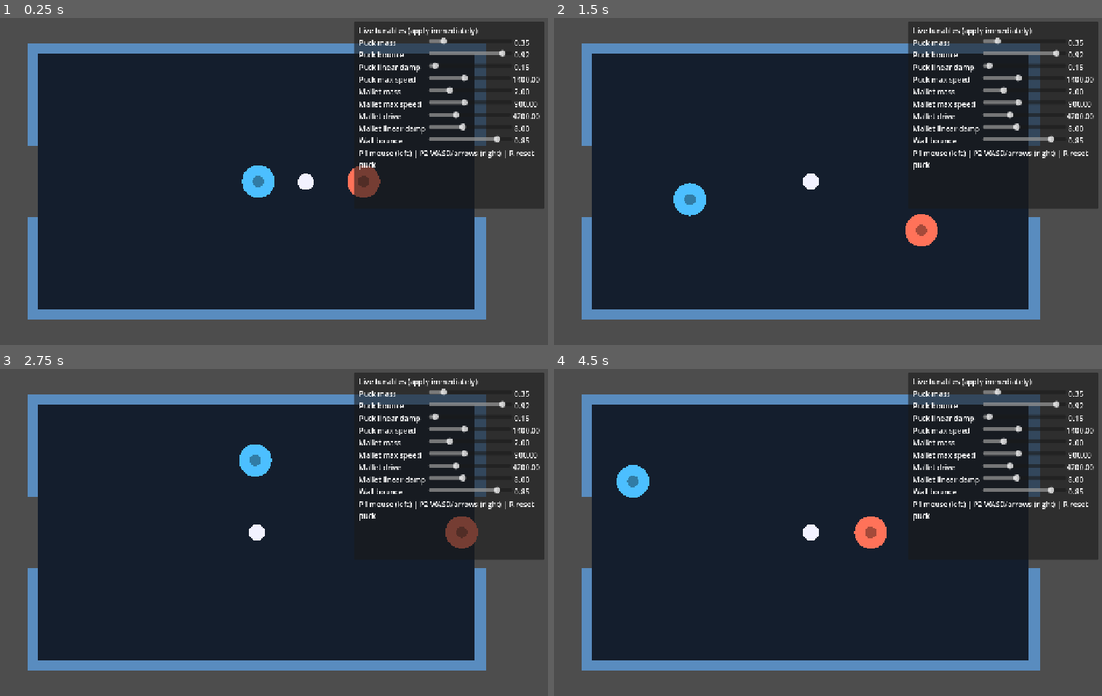
Above: before the commit, frames 1-4 (two rows, left to right).
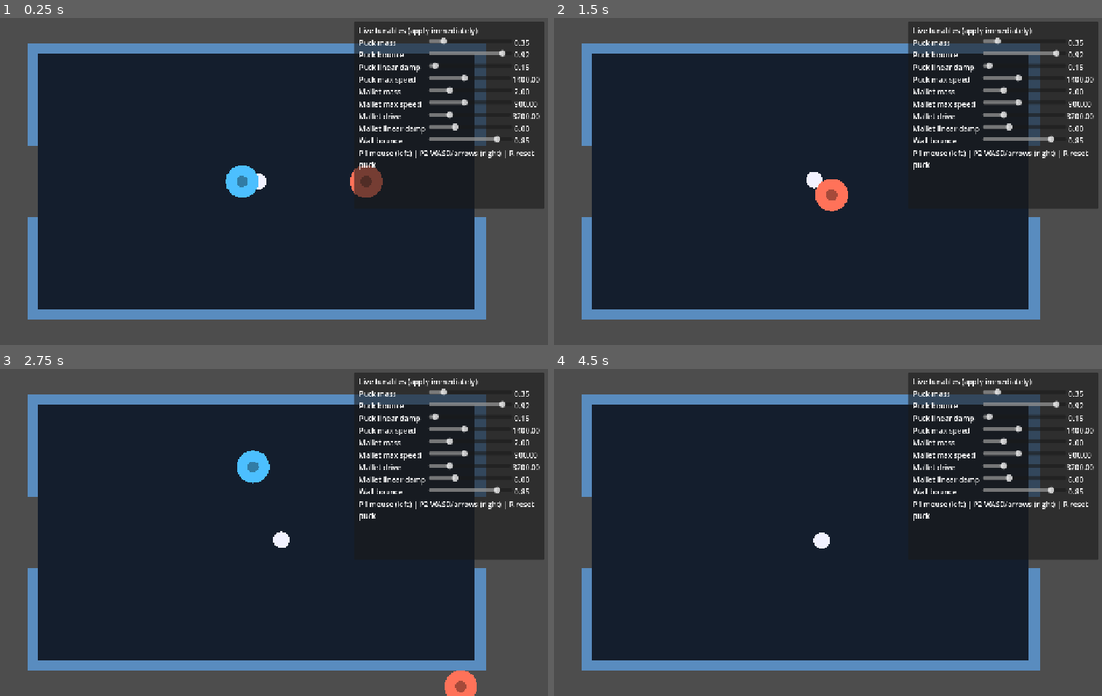
Above: after the commit, the same moments.

Repository: waigore/airhockey
Game: Godot game, scene res://scenes/main.tscn
Same seed, same stepped clock (60 frames per second), same inputs: the game is played once before the commit and once after it.
Inputs (mouse positions are in pixels of both pictures, inside the frame that each line leads up to):
- Up to frame 1 (0.25 s): no input
- Up to frame 2 (1.5 s): tap Enter at 0.5 s; move the mouse to (937, 165) at 0.52 s; hold Right 0.53-1.28 s; tap R at 0.6, 1.35 s; move the mouse to (696, 197) at 1.27 s; hold Down from 1.28 s (still down)
- Up to frame 3 (2.75 s): move the mouse to (317, 460) at 2.02 s; release Down at 2.03 s; hold Right from 2.03 s (still down); tap R at 2.1 s
- Up to frame 4 (4.5 s): move the mouse to (784, 597) at 2.77 s; release Right at 2.78 s; hold Up 2.78-3.53 s; tap R at 2.85, 3.6, 4.35 s; move the mouse to (986, 581) at 3.52 s; hold Left from 3.53 s (still down); move the mouse to (636, 483) at 4.27 s

The runs differ from the first frame. In frame 1, 1.0% of the frame differs, in the area x 41-95%, y 28-55%; in frame 2, 1.6%, in the area x 21-95%, y 28-70%; in frame 3, 1.5%; in frame 4, 1.3%.

Commit message:
Dampen mallet follow to remove movement jitter.
Use a critically damped spring with target smoothing and a settle deadzone so drive no longer oscillates around the cursor.

Co-authored-by: Cursor <cursoragent@cursor.com>

Diff:
--- a/pocs/physics-feel-live-tunables/scripts/mallet.gd
+++ b/pocs/physics-feel-live-tunables/scripts/mallet.gd
@@ -1,14 +1,18 @@
 extends RigidBody2D
 
-## Mallet: follows a target (mouse or keyboard aim) with tunable drive strength.
+## Mallet: critically damped follow toward mouse/keys (avoids spring jitter).
 
 enum ControlMode { MOUSE, KEYS }
+
+const SETTLE_PX := 2.5
+const TARGET_SMOOTH := 28.0 ## higher = snappier cursor tracking, still filtered
 
 @export var control_mode: ControlMode = ControlMode.MOUSE
 @export var play_half: String = "left" ## "left" or "right" — clamps target to that half
 
 var tunables: PoCTunables
 var _key_target: Vector2 = Vector2.ZERO
+var _follow_target: Vector2 = Vector2.ZERO
 var _table_rect: Rect2 = Rect2()
 
 
@@ -16,9 +20,13 @@
 	tunables = t
 	_table_rect = table
 	_key_target = global_position
+	_follow_target = global_position
 	gravity_scale = 0.0
 	lock_rotation = true
 	continuous_cd = RigidBody2D.CCD_MODE_CAST_RAY
+	# Follow damping is applied in the controller; keep engine damp low so it
+	# does not fight the critically damped spring.
+	linear_damp_mode = RigidBody2D.DAMP_MODE_REPLACE
 	var color := Color(0.3, 0.75, 1.0, 1.0) if play_half == "left" else Color(1.0, 0.45, 0.35, 1.0)
 	_ensure_visual(color, 36.0)
 	_apply()
@@ -51,27 +59,43 @@
 	if tunables == null:
 		return
 	mass = tunables.mallet_mass
-	linear_damp = tunables.mallet_linear_damp
+	# Engine linear damp kept near-zero; tunable damp feeds the controller.
+	linear_damp = 0.0
 	var mat := PhysicsMaterial.new()
-	mat.bounce = 0.2
-	mat.friction = 0.05
+	mat.bounce = 0.15
+	mat.friction = 0.02
 	physics_material_override = mat
 
 
-func _physics_process(_delta: float) -> void:
+func _physics_process(delta: float) -> void:
 	if tunables == null:
 		return
-	var target := _resolve_target()
-	var to_t := target - global_position
-	var drive := tunables.mallet_drive
-	apply_central_force(to_t * drive)
-	var v := linear_velocity
+	var raw := _resolve_raw_target()
+	var a := 1.0 - exp(-TARGET_SMOOTH * delta)
+	_follow_target = _follow_target.lerp(raw, a)
+
+
+func _integrate_forces(state: PhysicsDirectBodyState2D) -> void:
+	if tunables == null:
+		return
+	var to_t := _follow_target - state.transform.origin
+	var dist := to_t.length()
+	var k := tunables.mallet_drive
+	# Critical damping for spring-mass: c = 2*sqrt(k*m), plus tunable extra.
+	var c := 2.0 * sqrt(maxf(k * mass, 0.0001)) + tunables.mallet_linear_damp * 40.0
+	if dist < SETTLE_PX:
+		# Brake only — kills orbit/jitter when the cursor is on the mallet.
+		state.linear_velocity = state.linear_velocity.move_toward(Vector2.ZERO, c * state.step / maxf(mass, 0.001))
+		return
+	var force := to_t * k - state.linear_velocity * c
+	state.apply_central_force(force)
+	var v := state.linear_velocity
 	var max_s := tunables.mallet_max_speed
 	if v.length() > max_s:
-		linear_velocity = v.normalized() * max_s
+		state.linear_velocity = v.normalized() * max_s
 
 
-func _resolve_target() -> Vector2:
+func _resolve_raw_target() -> Vector2:
 	var raw: Vector2
 	if control_mode == ControlMode.MOUSE:
 		raw = get_global_mouse_position()
@@ -100,6 +124,7 @@
 	global_position = pos
 	linear_velocity = Vector2.ZERO
 	_key_target = pos
+	_follow_target = pos
 
 
 func _clamp_to_half(p: Vector2) -> Vector2:
--- a/pocs/physics-feel-live-tunables/scripts/tunables.gd
+++ b/pocs/physics-feel-live-tunables/scripts/tunables.gd
@@ -12,8 +12,8 @@
 
 var mallet_mass: float = 2.0
 var mallet_max_speed: float = 900.0
-var mallet_drive: float = 4200.0
-var mallet_linear_damp: float = 8.0
+var mallet_drive: float = 3200.0 ## spring stiffness; controller adds critical damping
+var mallet_linear_damp: float = 6.0 ## extra follow damping (not engine linear_damp)
 
 var wall_bounce: float = 0.85
 
Not shown, changed: pocs/physics-feel-live-tunables/README.md
